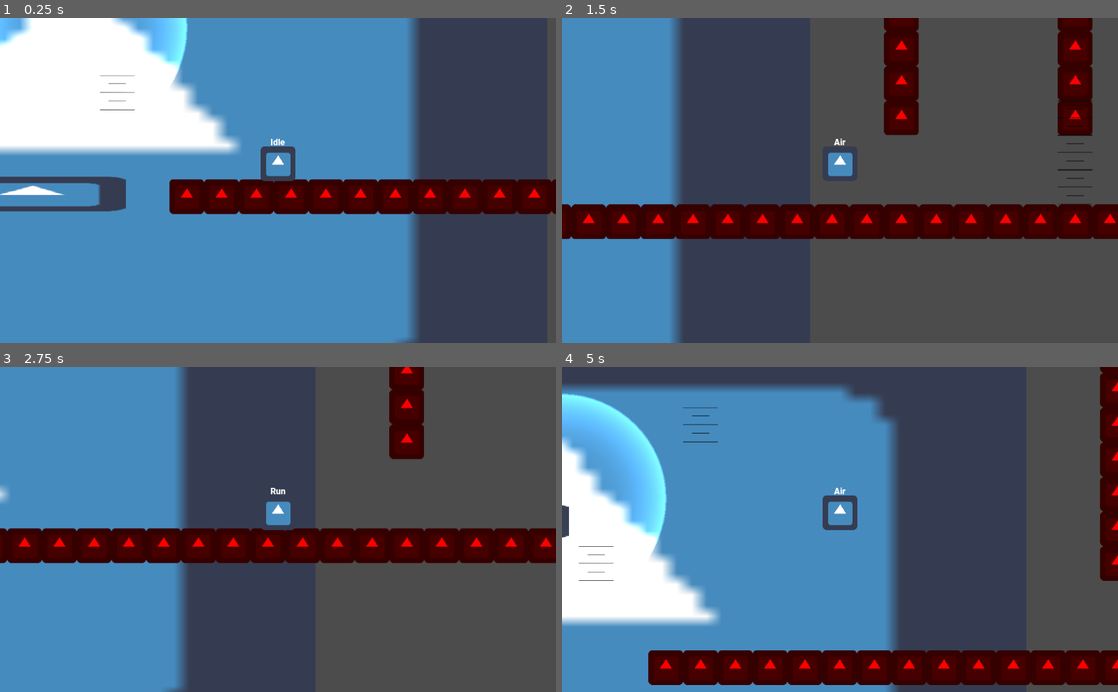
Above: before the commit, frames 1-4 (two rows, left to right).
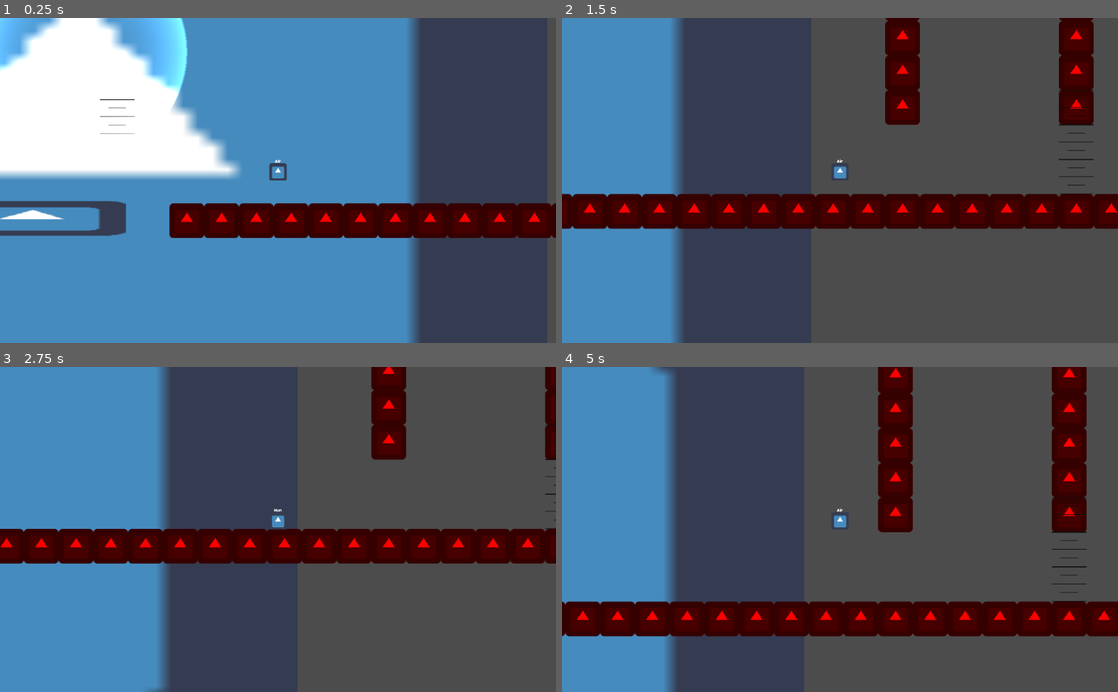
Above: after the commit, the same moments.

Repository: Vikrant0-7/Icecube_Adventure
Game: Godot game, scene res://Test.tscn
The game is run twice, just before and just after one commit, with the same random seed, the same clock (stepped at 60 frames per second) and the same inputs. The project has no main scene, so this scene is started directly. The engine's default icon, where the game draws it, is replaced by a stand-in: a white triangle on a blue panel in a dark square.
Inputs:
- Up to frame 1 (0.25 s): no input
- Up to frame 2 (1.5 s): hold Shift (Sprint) 0.53-1.28 s; hold Right (Right) from 0.53 s (still down); tap Up (Jump) at 0.77 s; tap S (duck) at 1.35 s
- Up to frame 3 (2.75 s): tap Up (Jump) at 1.52 s; release Right (Right) at 2.03 s; hold Left (Left) from 2.03 s (still down); hold Shift (Sprint) from 2.03 s (still down)
- Up to frame 4 (5 s): release Left (Left) at 2.78 s; release Shift (Sprint) at 2.78 s; hold Right (Right) 2.78-4.28 s; tap S (duck) at 2.85, 4.35 s; tap Up (Jump) at 3.02, 3.77, 4.52 s; hold Shift (Sprint) 3.53-4.28 s; hold Left (Left) from 4.28 s (still down)

The runs differ from the first frame. In frame 1, 21% of the frame differs, in the area x 0-100%, y 0-100%; in frame 2, 9.6%; in frame 3, 9.1%; in frame 4, 68%.

Commit message:
player motion is now governed by unit blocks per second instead of pixels per second

Diff:
--- a/Prefabs/Player.tscn
+++ b/Prefabs/Player.tscn
@@ -54,7 +54,7 @@
 
 [node name="Run" type="Node" parent="State_Machine"]
 script = ExtResource( 5 )
-speed = 400.0
+SPEED = 5.0
 acceleration = 0.4
 friction = 0.3
 sprint_speed = 600.0
@@ -63,11 +63,12 @@
 
 [node name="Air" type="Node" parent="State_Machine"]
 script = ExtResource( 6 )
-jump_height = 4.0
+jump_height = 4.5
 time_to_peak = 0.4
 time_to_descent = 0.35
 max_jumps = 4
 drag = 0.02
+can_jet = true
 can_double_jump = true
 can_wall_jump = true
 
@@ -75,35 +76,21 @@
 
 [node name="WallJump" type="Node" parent="State_Machine"]
 script = ExtResource( 8 )
-wall_jump_force = 700.0
+WALL_JUMP_FORCE = 5.0
 no_control_state = 2.0
-wall_gravity = 500.0
+WALL_GRAVITY = 5.0
 
 [node name="Jet" type="Node" parent="State_Machine"]
 script = ExtResource( 9 )
 debug = true
 time_to_react = 0.5
-max_speed = 200.0
-max_vertical_velocity = 200.0
+MAX_SPEED = 1.0
+MAX_VERTICAL_VELOCITY = 2.0
 propultion_duration = 5.0
 
 [node name="Camera2D" type="Camera2D" parent="."]
 current = true
 
-[node name="Raycast" type="Node" parent="."]
-
-[node name="left" type="RayCast2D" parent="Raycast"]
-position = Vector2( -24, -8 )
-exclude_parent = false
-cast_to = Vector2( 0, 8 )
-collision_mask = 4
-
-[node name="right" type="RayCast2D" parent="Raycast"]
-position = Vector2( 24, -8 )
-exclude_parent = false
-cast_to = Vector2( 0, 8 )
-collision_mask = 4
-
 [node name="LightOccluder2D" type="LightOccluder2D" parent="."]
 occluder = SubResource( 3 )
 
--- /dev/null
+++ b/Scripts/Globals/G_Vars.gd
@@ -0,0 +1,3 @@
+extends Node
+
+const block_size : int = 32
--- a/Scripts/Player/Player.gd
+++ b/Scripts/Player/Player.gd
@@ -5,8 +5,6 @@
 var dir : Vector2
 
 var velocity : Vector2
-
-var platform_velocity
 
 
 #to get input from users
--- a/Scripts/Player/State/Air.gd
+++ b/Scripts/Player/State/Air.gd
@@ -6,15 +6,14 @@
 export var jump_height : float                    #how many blocks high should player jump
 export var time_to_peak : float              #time it takes to reach jump_height
 export var time_to_descent : float           #time it takes to fall back to ground from jump_height
-export var one_block_size : int =  64             #height of one block
 
 export (int,1,4,1) var max_jumps = 2
 
-onready var jump_velocity : float = ((2.0 * jump_height * one_block_size) / time_to_peak) * -1.0  #calulates jump velocity
-onready var jump_gravity : float = ((-2.0 * jump_height * one_block_size) / (time_to_peak * time_to_peak)) * -1.0 #calculates gravity during jump
+onready var jump_velocity : float = ((2.0 * jump_height * G_Vars.block_size) / time_to_peak) * -1.0  #calulates jump velocity
+onready var jump_gravity : float = ((-2.0 * jump_height * G_Vars.block_size) / (time_to_peak * time_to_peak)) * -1.0 #calculates gravity during jump
 
 #equals to jump_gravity if time_to_peak = time_to_descent
-onready var fall_gravity : float = ((-2.0 * jump_height * one_block_size) / (time_to_descent * time_to_descent)) * -1.0 #calculates normal gravity
+onready var fall_gravity : float = ((-2.0 * jump_height * G_Vars.block_size) / (time_to_descent * time_to_descent)) * -1.0 #calculates normal gravity
 export (float,0,1,0.001) var drag = 0
 
 var can_jump : bool = true
--- a/Scripts/Player/State/Jet.gd
+++ b/Scripts/Player/State/Jet.gd
@@ -3,9 +3,12 @@
 export (bool) var debug = false
 
 export (float,0,5,0.5) var time_to_react = 1
-export (float,0,200,10) var max_speed = 40
-export (float,0,200,10) var max_vertical_velocity = 30
+export (float,0,200) var MAX_SPEED = 40
+export (float,0,200) var MAX_VERTICAL_VELOCITY = 30
 export (float,0,100,1) var propultion_duration = 10.0
+
+onready var max_speed = MAX_SPEED * G_Vars.block_size
+onready var max_vertical_velocity = MAX_VERTICAL_VELOCITY * G_Vars.block_size
 
 func fixed_update(delta : float) -> void:
 
--- a/Scripts/Player/State/Run.gd
+++ b/Scripts/Player/State/Run.gd
@@ -2,7 +2,10 @@
 
 extends PlayerState
 
-export (float,0,1000,10) var speed = 100
+export (float,0,100) var SPEED
+
+onready var speed = SPEED * G_Vars.block_size
+
 export (float,0,1,0.1) var acceleration = 0.1
 export (float,0,1,0.1) var friction = 0.1
 export (float,0,1000,10) var sprint_speed = 100
--- a/Scripts/Player/State/WallJump.gd
+++ b/Scripts/Player/State/WallJump.gd
@@ -2,9 +2,13 @@
 
 extends PlayerState
 
-export (float,100,1000,50) var wall_jump_force
+export (float,1,100) var WALL_JUMP_FORCE
+
+onready var wall_jump_force = WALL_JUMP_FORCE * G_Vars.block_size
+
 export (float,0,2,0.5) var no_control_state
-export (float,100,500,10) var wall_gravity
+export (float,0,500) var WALL_GRAVITY
+onready var wall_gravity = WALL_GRAVITY * G_Vars.block_size
 
 var jump
 
--- a/Test.tscn
+++ b/Test.tscn
@@ -61,6 +61,7 @@
 
 [node name="Player" parent="." instance=ExtResource( 2 )]
 position = Vector2( -632, 376 )
+scale = Vector2( 0.5, 0.5 )
 
 [node name="Scale" type="TileMap" parent="."]
 tile_set = SubResource( 3 )
--- a/project.godot
+++ b/project.godot
@@ -52,6 +52,10 @@
 
 config/name="Icecube Adventure"
 config/icon="res://icon.png"
+
+[autoload]
+
+G_Vars="*res://Scripts/Globals/G_Vars.gd"
 
 [editor_plugins]
 
Binary file added: Sprites/Tilesets/tile1.png
